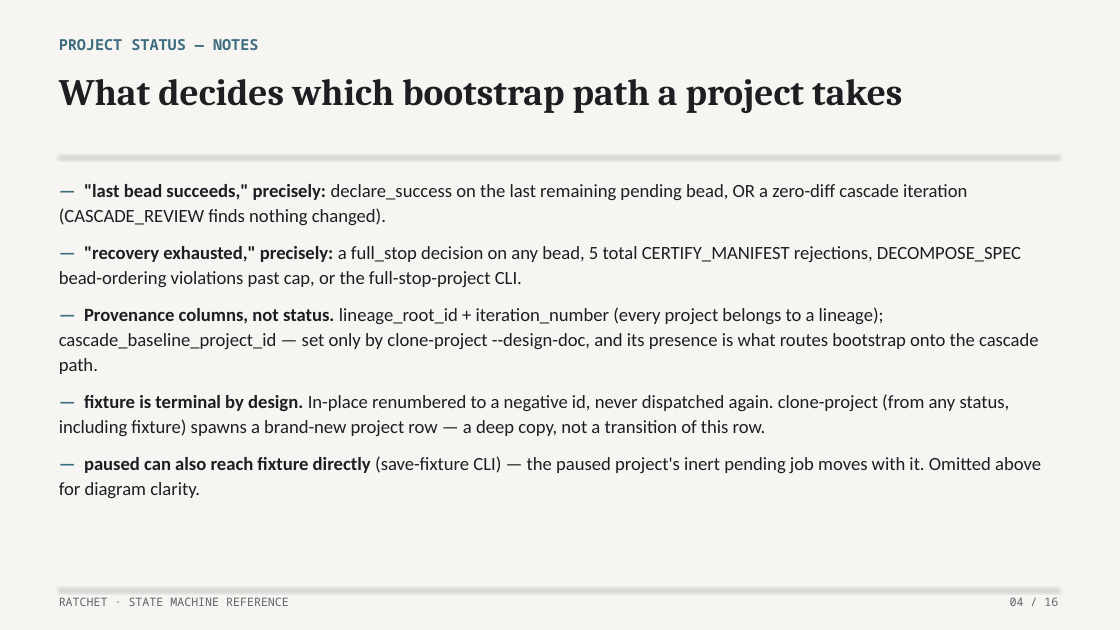
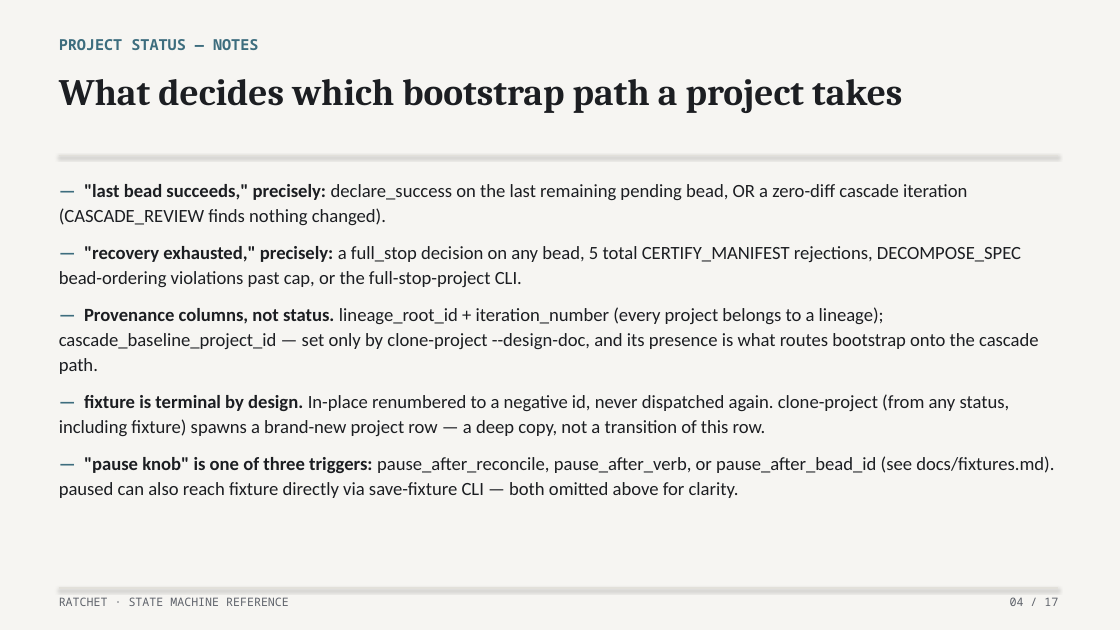
Before and after one commit to lehmann314159/ratchet, a slide deck: slide 4 of docs/state-machine.pptx. Drawn at 1120x630 pixels with LibreOffice and Linux fonts; fonts in the diff are those of the drawing. Boxes give left, top, right and bottom in pixels: in the first picture for what was removed or moved away, otherwise in the second. Text is boxed around its words. In the diff, an @@ line names an element or a change of style, - is before the commit and + after.

```diff
--- a/docs/state-machine.pptx
+++ b/docs/state-machine.pptx
@@ text at (x1=59, y1=456, x2=1054, y2=498): text changed @@
-— paused can also reach fixture directly (save-fixture CLI) — the paused project's inert pending job moves with it. Omitted above for diagram clarity.
+— "pause knob" is one of three triggers: pause_after_reconcile, pause_after_verb, or pause_after_bead_id (see docs/fixtures.md). paused can also reach fixture directly via save-fixture CLI — both omitted above for clarity.
@@ text at (x1=1010, y1=597, x2=1058, y2=606): text changed @@
-04 / 16
+04 / 17
```
Also in this commit, not shown: 15 other slides changed, 1 slide added, 1 other file.
